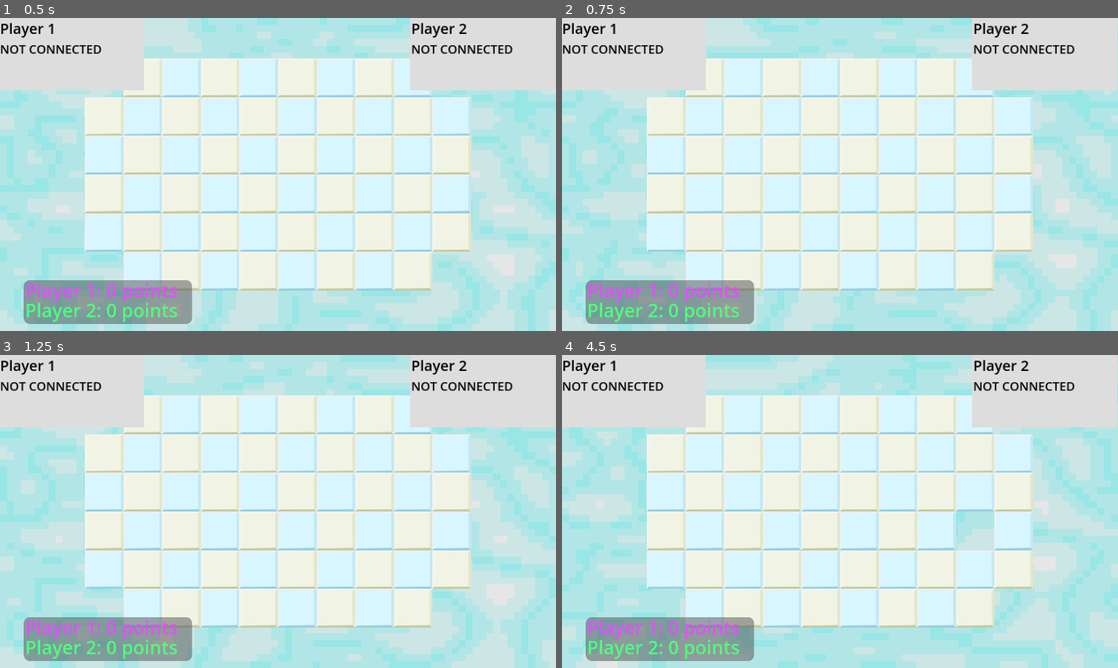
Above: before the commit, frames 1-4 (two rows, left to right).
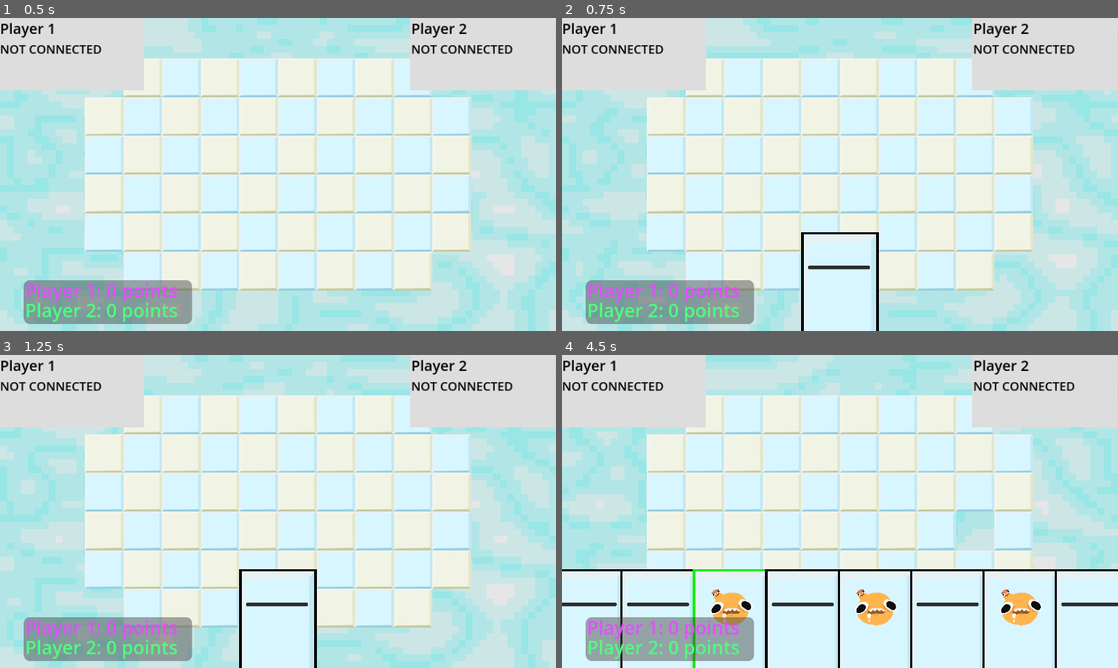
Above: after the commit, the same moments.

Repository: patator62180/GDWL_67
Game: Godot game, scene res://scenes/game/game.tscn
Same seed, same stepped clock (60 frames per second), same inputs: the game is played once before the commit and once after it. This scene is started directly instead of the project's main scene.
Inputs (mouse positions are in pixels of both pictures, inside the frame that each line leads up to):
- Up to frame 1 (0.5 s): no input
- Up to frame 2 (0.75 s): tap Enter (ui_accept) at 0.5 s; move the mouse to (962, 158) at 0.52 s; hold Right (right) from 0.53 s (still down); hold Enter (ui_accept) from 0.53 s (still down); click (962, 158) at 0.67 s
- Up to frame 3 (1.25 s): keep holding Right (right); keep holding Enter (ui_accept)
- Up to frame 4 (4.5 s): move the mouse to (728, 527) at 1.27 s; release Right (right) at 1.28 s; release Enter (ui_accept) at 1.28 s; hold Down (down) 1.28-2.03 s; right-click (728, 527) at 1.35 s; click (728, 527) at 1.42 s; tap Enter (ui_accept) at 1.52, 1.55, 1.82, 2.85, 3.02, 3.32 s; move the mouse to (895, 442) at 2.02 s; hold Right (right) 2.03-2.78 s; hold Enter (ui_accept) 2.03-2.78 s; click (895, 442) at 2.1 s; move the mouse to (812, 574) at 2.77 s; hold Up (up) 2.78-3.53 s; click (812, 574) at 2.92 s; move the mouse to (1006, 558) at 3.52 s; hold Enter (ui_accept) 3.53-4.28 s; hold Left (left) from 3.53 s (still down); right-click (1006, 558) at 3.6 s; click (1006, 558) at 3.67 s; move the mouse to (673, 464) at 4.27 s; click (673, 464) at 4.35 s

Frame 1 is identical in both runs. In frame 2, 2.9% of the frame differs, in the area x 43-57%, y 68-100%; in frame 3, 3.0%; in frame 4, 23%, in the area x 0-100%, y 68-100%.
Error before the commit: Invalid access to property or key 'peer_player_joined' on a base object of type 'Nil'. (res://scenes/game/game.gd:37)
Error after the commit: Invalid access to property or key 'peer_player_joined' on a base object of type 'Nil'. (res://scenes/game/game.gd:38)

Commit message:
need movement card to do movement

Diff:
--- a/scenes/HUD/hud.gd
+++ b/scenes/HUD/hud.gd
@@ -4,6 +4,7 @@
 
 @export var player_cards: Array[PlayerCard]
 @export var PlayerManagers: PlayerManagers
+@export var hand: Hand
 
 
 func set_winning_label(isWinning : bool):
--- a/scenes/HUD/hud.tscn
+++ b/scenes/HUD/hud.tscn
@@ -1,9 +1,10 @@
-[gd_scene load_steps=11 format=3 uid="uid://biqj0t60x1dv0"]
+[gd_scene load_steps=12 format=3 uid="uid://biqj0t60x1dv0"]
 
 [ext_resource type="PackedScene" uid="uid://biumy12wvsfs5" path="res://scenes/player_card/player_card.tscn" id="1_0lgt1"]
 [ext_resource type="Script" path="res://scenes/HUD/hud.gd" id="1_wj8wa"]
 [ext_resource type="Script" path="res://scenes/game/ScoreControl.gd" id="3_og24l"]
 [ext_resource type="Shader" path="res://scenes/game/scoreHueJ1.gdshader" id="4_wnq48"]
+[ext_resource type="PackedScene" uid="uid://dsmt3xnq7i1eu" path="res://scenes/hand/hand.tscn" id="5_euuyo"]
 
 [sub_resource type="LabelSettings" id="LabelSettings_hyrud"]
 font_size = 50
@@ -40,9 +41,10 @@
 properties/1/spawn = true
 properties/1/replication_mode = 1
 
-[node name="HUD" type="CanvasLayer" node_paths=PackedStringArray("player_cards")]
+[node name="HUD" type="CanvasLayer" node_paths=PackedStringArray("player_cards", "hand")]
 script = ExtResource("1_wj8wa")
 player_cards = [NodePath("PlayerCards/PlayerCard0Anchor/PlayerCard0"), NodePath("PlayerCards/PlayerCard1Anchor/PlayerCard1"), NodePath("PlayerCards/PlayerCard2Anchor/PlayerCard2"), NodePath("PlayerCards/PlayerCard3Anchor/PlayerCard3")]
+hand = NodePath("Hand")
 
 [node name="PlayerCards" type="Control" parent="."]
 layout_mode = 3
@@ -149,6 +151,8 @@
 horizontal_alignment = 1
 vertical_alignment = 1
 
+[node name="Hand" parent="." instance=ExtResource("5_euuyo")]
+
 [node name="ScoreCard" type="Control" parent="."]
 unique_name_in_owner = true
 layout_mode = 3
--- a/scenes/game/game.gd
+++ b/scenes/game/game.gd
@@ -22,6 +22,7 @@
 var is_game_over: bool = false
 var selected_player: Player
 var player_index_playing: int = -1
+var selected_card_type: String
 
 var saved_host_pos
 var saved_player_pos
@@ -43,6 +44,8 @@
 
     grid.cell_click.connect(on_cell_click)
     grid.wall_click.connect(on_wall_click)
+
+    hud.hand.card_selected.connect(on_card_selected);
 
     if multiplayer and !multiplayer.is_server():
         shockwave = shockwave_scene.instantiate()
@@ -216,6 +219,8 @@
 
 func on_cell_click(grid_pos: Vector2):
     if multiplayer and not multiplayer.is_server() and is_player_active_turn():
+        if(selected_card_type != "Movement"):
+            return
         var player_manager = player_managers.array[player_index]
         var found_player = player_manager.get_character_at_position(grid_pos, grid)
 
@@ -226,6 +231,7 @@
         elif selected_player != null:
             if selected_player.can_move_to(grid_pos, grid, player_managers):
                 selected_player.move_to.rpc_id(1, grid.get_screen_pos(grid_pos))
+                hud.hand.consume_selected_card()
 
             selected_player = null
             grid.clear_possible_selections()
@@ -295,3 +301,6 @@
     screen_ratio.y = screen_ratio.y / screen_size.y
 
     shockwave.play_shockwave_anim(screen_ratio)
+
+func on_card_selected(cardType : String):
+    selected_card_type = cardType
--- a/scenes/hand/card.gd
+++ b/scenes/hand/card.gd
@@ -3,6 +3,10 @@
 class_name Card
 
 signal card_clicked
+
+@export var outline : Control
+@export var default_color : Color
+@export var selected_color : Color
 
 var card_id = -1
 
@@ -18,6 +22,8 @@
 func _on_gui_input(event):
     if event is InputEventMouseButton:
         card_clicked.emit(card_id)
+        outline.modulate = selected_color
+
 
 
 func _on_mouse_entered():
@@ -26,3 +32,9 @@
 
 func _on_mouse_exited():
     scale = Vector2.ONE
+
+func unselect():
+    outline.modulate = default_color
+
+func get_type():
+    assert(false, "this should be override by child classes")
--- /dev/null
+++ b/scenes/hand/card.tscn
@@ -0,0 +1,57 @@
+[gd_scene load_steps=3 format=3 uid="uid://w8glstws2q30"]
+
+[ext_resource type="Script" path="res://scenes/hand/card.gd" id="1_bybg6"]
+[ext_resource type="Texture2D" uid="uid://qfq8gm06d23p" path="res://sprites/tuile_blue.png" id="1_v3jlg"]
+
+[node name="Card" type="Control" node_paths=PackedStringArray("outline")]
+custom_minimum_size = Vector2(150, 0)
+layout_mode = 3
+anchors_preset = 7
+anchor_left = 0.5
+anchor_top = 1.0
+anchor_right = 0.5
+anchor_bottom = 1.0
+offset_left = -75.0
+offset_top = -250.0
+offset_right = 75.0
+grow_horizontal = 2
+grow_vertical = 0
+pivot_offset = Vector2(75, 250)
+script = ExtResource("1_bybg6")
+outline = NodePath("Outline")
+selected_color = Color(0, 1, 0, 1)
+
+[node name="Outline" type="TextureRect" parent="."]
+modulate = Color(0, 0, 0, 1)
+layout_mode = 1
+anchors_preset = 8
+anchor_left = 0.5
+anchor_top = 0.5
+anchor_right = 0.5
+anchor_bottom = 0.5
+offset_left = -80.0
+offset_top = -130.0
+offset_right = 80.0
+offset_bottom = 130.0
+grow_horizontal = 2
+grow_vertical = 2
+texture = ExtResource("1_v3jlg")
+
+[node name="Background" type="TextureRect" parent="."]
+layout_mode = 1
+anchors_preset = 8
+anchor_left = 0.5
+anchor_top = 0.5
+anchor_right = 0.5
+anchor_bottom = 0.5
+offset_left = -75.0
+offset_top = -125.0
+offset_right = 75.0
+offset_bottom = 125.0
+grow_horizontal = 2
+grow_vertical = 2
+texture = ExtResource("1_v3jlg")
+
+[connection signal="gui_input" from="." to="." method="_on_gui_input"]
+[connection signal="mouse_entered" from="." to="." method="_on_mouse_entered"]
+[connection signal="mouse_exited" from="." to="." method="_on_mouse_exited"]
--- a/scenes/hand/hand.gd
+++ b/scenes/hand/hand.gd
@@ -1,10 +1,15 @@
 extends Control
+
+class_name Hand
 
 var cards = []
 var cards_loaded = []
 var card_width = 150
 
-var card_id = 0
+var card_count = 0
+var selected_card_index
+
+signal card_selected(cardType : String)
 
 # Called when the node enters the scene tree for the first time.
 func _ready():
@@ -23,23 +28,30 @@
     var card = cards_loaded[card_index].instantiate() as Card
     add_child(card)
 
-    card_id += 1
-    card.card_id = card_id
-    card.card_clicked.connect(play_card)
+    card_count += 1
+    card.card_id = card_count
+    card.card_clicked.connect(select_card)
 
     cards.push_back(card)
     reposition_cards()
 
-func play_card(card_id):
+func select_card(card_id):
     for i in range(0, cards.size()):
         var card = cards[i]
 
         if card.card_id == card_id:
-            cards.remove_at(i)
-            card.queue_free()
-            reposition_cards()
-            break
+            card_selected.emit(card.get_type())
+            selected_card_index = i
+        else:
+            card.unselect()
 
 func reposition_cards():
     for i in range(0, cards.size()):
         cards[i].position = Vector2(i * card_width - cards.size() * card_width / 2, 0)
+
+func consume_selected_card():
+    var card = cards[selected_card_index]
+    cards.remove_at(selected_card_index)
+    card.queue_free()
+    selected_card_index = -1
+    reposition_cards()
--- /dev/null
+++ b/scenes/hand/movement_card.gd
@@ -0,0 +1,5 @@
+extends Card
+
+
+func get_type():
+    return "Movement"
--- a/scenes/hand/movement_card.tscn
+++ b/scenes/hand/movement_card.tscn
@@ -1,57 +1,13 @@
-[gd_scene load_steps=4 format=3 uid="uid://w8glstws2q30"]
+[gd_scene load_steps=4 format=3 uid="uid://c8m0c3udwoj23"]
 
-[ext_resource type="Script" path="res://scenes/hand/card.gd" id="1_0dpr5"]
-[ext_resource type="Texture2D" uid="uid://qfq8gm06d23p" path="res://sprites/tuile_blue.png" id="2_7xjae"]
+[ext_resource type="Script" path="res://scenes/hand/movement_card.gd" id="1_fukps"]
+[ext_resource type="PackedScene" uid="uid://w8glstws2q30" path="res://scenes/hand/card.tscn" id="1_ovq2k"]
 [ext_resource type="Texture2D" uid="uid://bw52dcpcy8bxh" path="res://sprites/baldur.png" id="3_7akq4"]
 
-[node name="MovementCard" type="Control"]
-custom_minimum_size = Vector2(150, 0)
-layout_mode = 3
-anchors_preset = 7
-anchor_left = 0.5
-anchor_top = 1.0
-anchor_right = 0.5
-anchor_bottom = 1.0
-offset_left = -75.0
-offset_top = -250.0
-offset_right = 75.0
-grow_horizontal = 2
-grow_vertical = 0
-pivot_offset = Vector2(75, 250)
-script = ExtResource("1_0dpr5")
+[node name="Card" instance=ExtResource("1_ovq2k")]
+script = ExtResource("1_fukps")
 
-[node name="Outline" type="TextureRect" parent="."]
-modulate = Color(0, 0, 0, 1)
-layout_mode = 1
-anchors_preset = 8
-anchor_left = 0.5
-anchor_top = 0.5
-anchor_right = 0.5
-anchor_bottom = 0.5
-offset_left = -80.0
-offset_top = -130.0
-offset_right = 80.0
-offset_bottom = 130.0
-grow_horizontal = 2
-grow_vertical = 2
-texture = ExtResource("2_7xjae")
-
-[node name="Background" type="TextureRect" parent="."]
-layout_mode = 1
-anchors_preset = 8
-anchor_left = 0.5
-anchor_top = 0.5
-anchor_right = 0.5
-anchor_bottom = 0.5
-offset_left = -75.0
-offset_top = -125.0
-offset_right = 75.0
-offset_bottom = 125.0
-grow_horizontal = 2
-grow_vertical = 2
-texture = ExtResource("2_7xjae")
-
-[node name="Icon" type="TextureRect" parent="."]
+[node name="Icon" type="TextureRect" parent="." index="2"]
 layout_mode = 1
 anchors_preset = 8
 anchor_left = 0.5
@@ -65,7 +21,3 @@
 grow_horizontal = 2
 grow_vertical = 2
 texture = ExtResource("3_7akq4")
-
-[connection signal="gui_input" from="." to="." method="_on_gui_input"]
-[connection signal="mouse_entered" from="." to="." method="_on_mouse_entered"]
-[connection signal="mouse_exited" from="." to="." method="_on_mouse_exited"]
--- /dev/null
+++ b/scenes/hand/wall_card.gd
@@ -0,0 +1,5 @@
+extends Card
+
+
+func get_type():
+    return "Wall"
--- a/scenes/hand/wall_card.tscn
+++ b/scenes/hand/wall_card.tscn
@@ -1,57 +1,13 @@
 [gd_scene load_steps=4 format=3 uid="uid://cfslk8ck1ypoe"]
 
-[ext_resource type="Script" path="res://scenes/hand/card.gd" id="1_4tmjg"]
-[ext_resource type="Texture2D" uid="uid://qfq8gm06d23p" path="res://sprites/tuile_blue.png" id="2_tljws"]
+[ext_resource type="PackedScene" uid="uid://w8glstws2q30" path="res://scenes/hand/card.tscn" id="1_sqsot"]
+[ext_resource type="Script" path="res://scenes/hand/wall_card.gd" id="1_yyht5"]
 [ext_resource type="Texture2D" uid="uid://bps2mwf4l2yxg" path="res://sprites/wall.png" id="3_wrwid"]
 
-[node name="WallCard" type="Control"]
-custom_minimum_size = Vector2(150, 0)
-layout_mode = 3
-anchors_preset = 7
-anchor_left = 0.5
-anchor_top = 1.0
-anchor_right = 0.5
-anchor_bottom = 1.0
-offset_left = -75.0
-offset_top = -250.0
-offset_right = 75.0
-grow_horizontal = 2
-grow_vertical = 0
-pivot_offset = Vector2(75, 250)
-script = ExtResource("1_4tmjg")
+[node name="Card" instance=ExtResource("1_sqsot")]
+script = ExtResource("1_yyht5")
 
-[node name="Outline" type="TextureRect" parent="."]
-modulate = Color(0, 0, 0, 1)
-layout_mode = 1
-anchors_preset = 8
-anchor_left = 0.5
-anchor_top = 0.5
-anchor_right = 0.5
-anchor_bottom = 0.5
-offset_left = -80.0
-offset_top = -130.0
-offset_right = 80.0
-offset_bottom = 130.0
-grow_horizontal = 2
-grow_vertical = 2
-texture = ExtResource("2_tljws")
-
-[node name="Background" type="TextureRect" parent="."]
-layout_mode = 1
-anchors_preset = 8
-anchor_left = 0.5
-anchor_top = 0.5
-anchor_right = 0.5
-anchor_bottom = 0.5
-offset_left = -75.0
-offset_top = -125.0
-offset_right = 75.0
-offset_bottom = 125.0
-grow_horizontal = 2
-grow_vertical = 2
-texture = ExtResource("2_tljws")
-
-[node name="Icon" type="TextureRect" parent="."]
+[node name="Icon" type="TextureRect" parent="." index="2"]
 layout_mode = 1
 anchors_preset = 8
 anchor_left = 0.5
@@ -66,7 +22,3 @@
 grow_vertical = 2
 scale = Vector2(0.5, 0.5)
 texture = ExtResource("3_wrwid")
-
-[connection signal="gui_input" from="." to="." method="_on_gui_input"]
-[connection signal="mouse_entered" from="." to="." method="_on_mouse_entered"]
-[connection signal="mouse_exited" from="." to="." method="_on_mouse_exited"]
